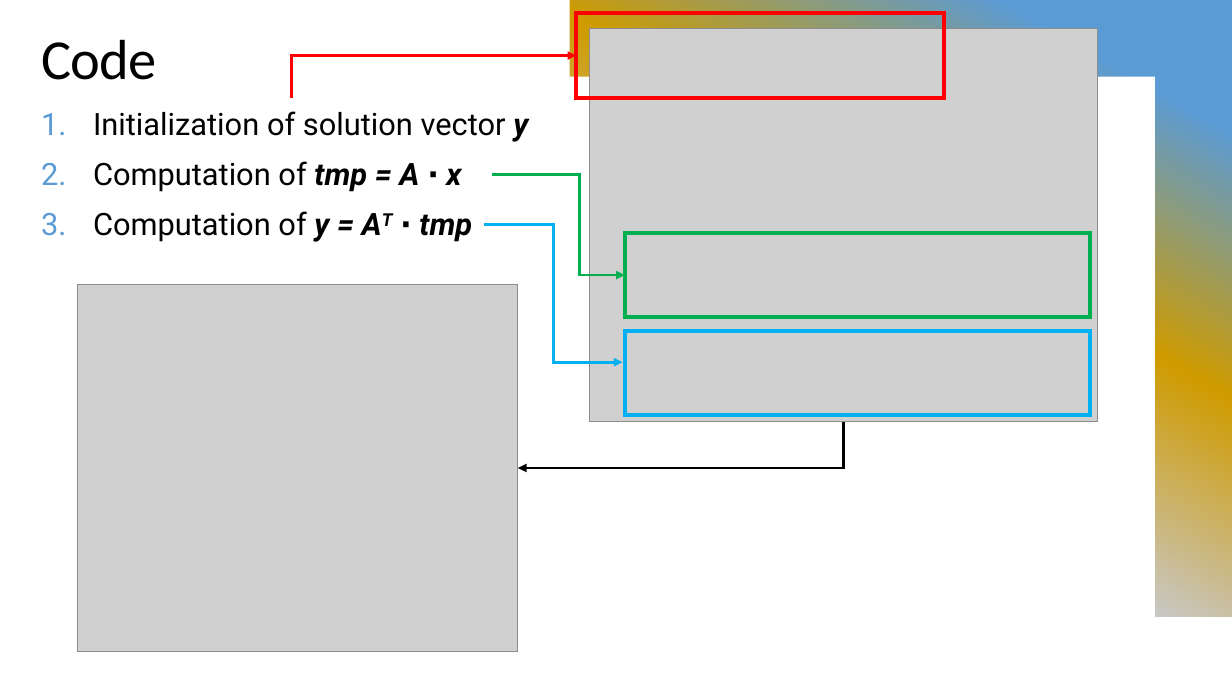
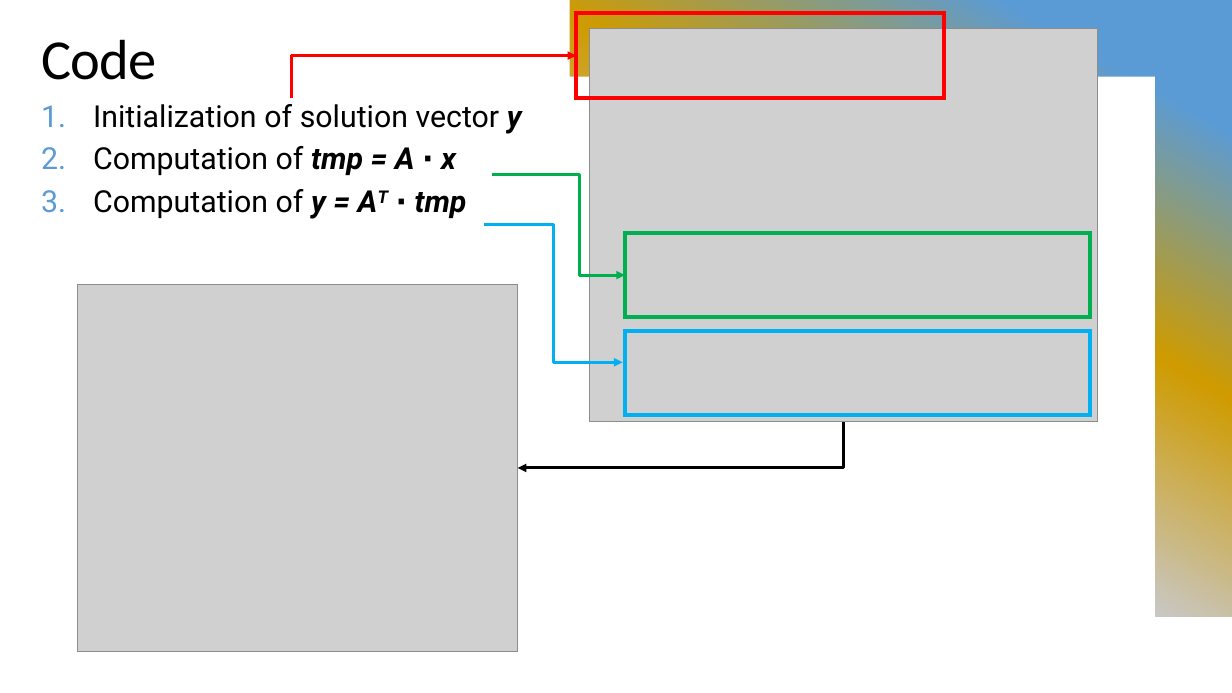
Before and after one commit to salor02/assignment-HPC, a slide deck: slide 3 of assignment-1/ATAX Problem Optimization.pptx. Drawn at 1232x693 pixels with LibreOffice and Linux fonts; fonts in the diff are those of the drawing; grey boxes stand for pictures. Boxes give left, top, right and bottom in pixels: in the first picture for what was removed or moved away, otherwise in the second. Text is boxed around its words. In the diff, an @@ line names an element or a change of style, - is before the commit and + after.

```diff
--- a/assignment-1/ATAX Problem Optimization.pptx
+++ b/assignment-1/ATAX Problem Optimization.pptx
@@ text "Initialization of solution vector y" at <box>93,104,522,219</box>: size 24 to 23.6 pt; line spacing 1.05 to 0.85 @@
```
Also in this commit, not shown: 3 other slides changed.
